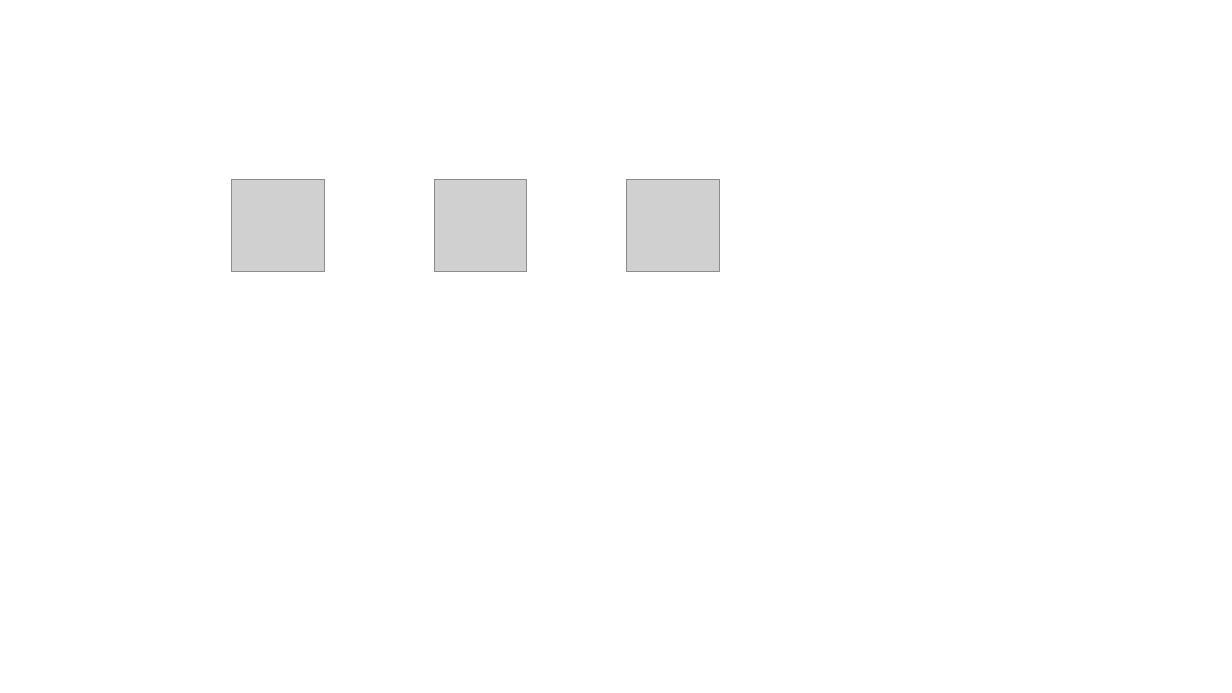
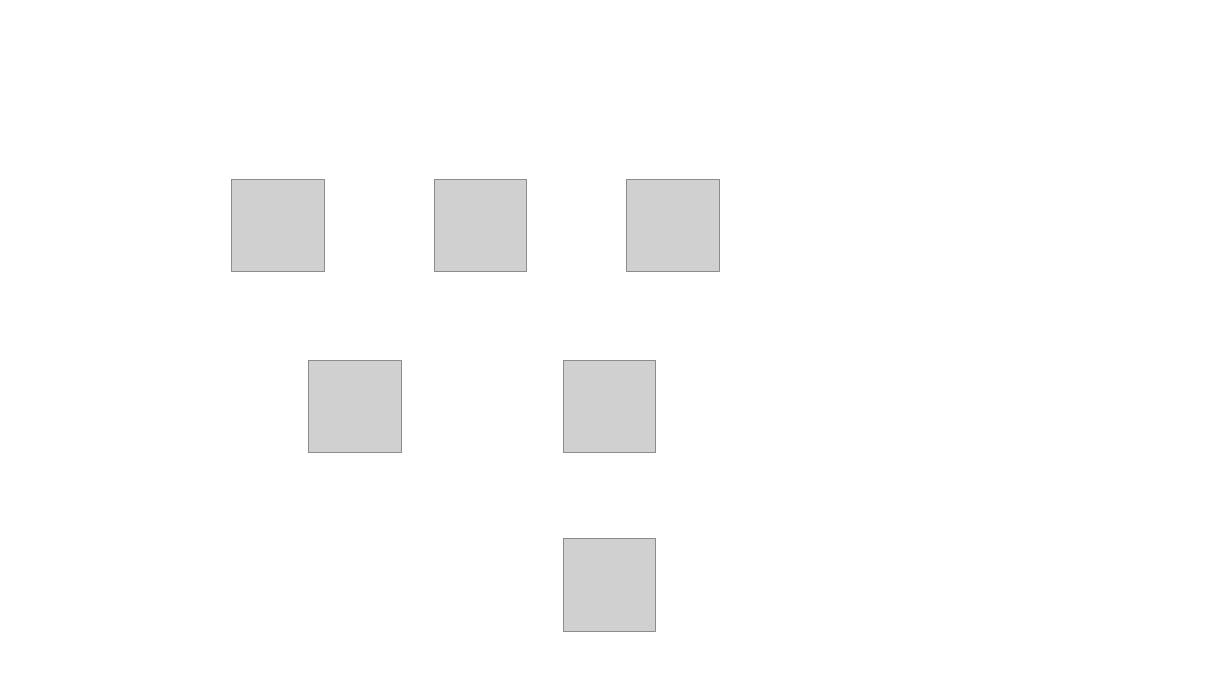
Before and after one commit to navinsubramani/hackyOWL, a slide deck: slide 1 of docs/hackyOWL.pptx. Drawn at 1232x693 pixels with LibreOffice and Linux fonts; fonts in the diff are those of the drawing; grey boxes stand for pictures. Boxes give left, top, right and bottom in pixels: in the first picture for what was removed or moved away, otherwise in the second. Text is boxed around its words. In the diff, an @@ line names an element or a change of style, - is before the commit and + after.

```diff
--- a/docs/hackyOWL.pptx
+++ b/docs/hackyOWL.pptx
@@ picture added at [309, 360, 401, 453] @@
@@ picture added at [564, 360, 656, 453] @@
@@ picture added at [564, 539, 656, 631] @@
```
Also in this commit, not shown: 28 other files.
